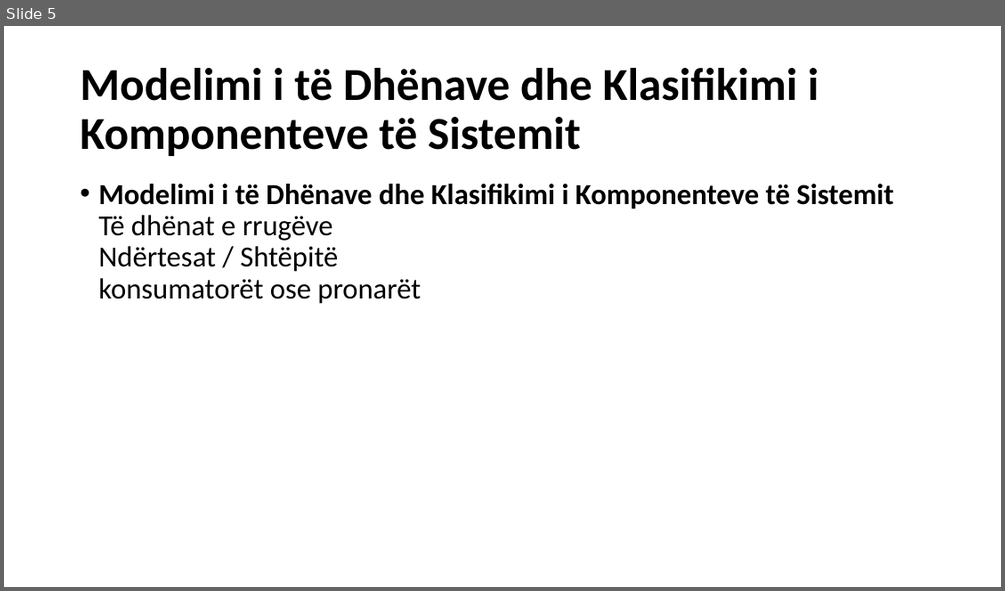
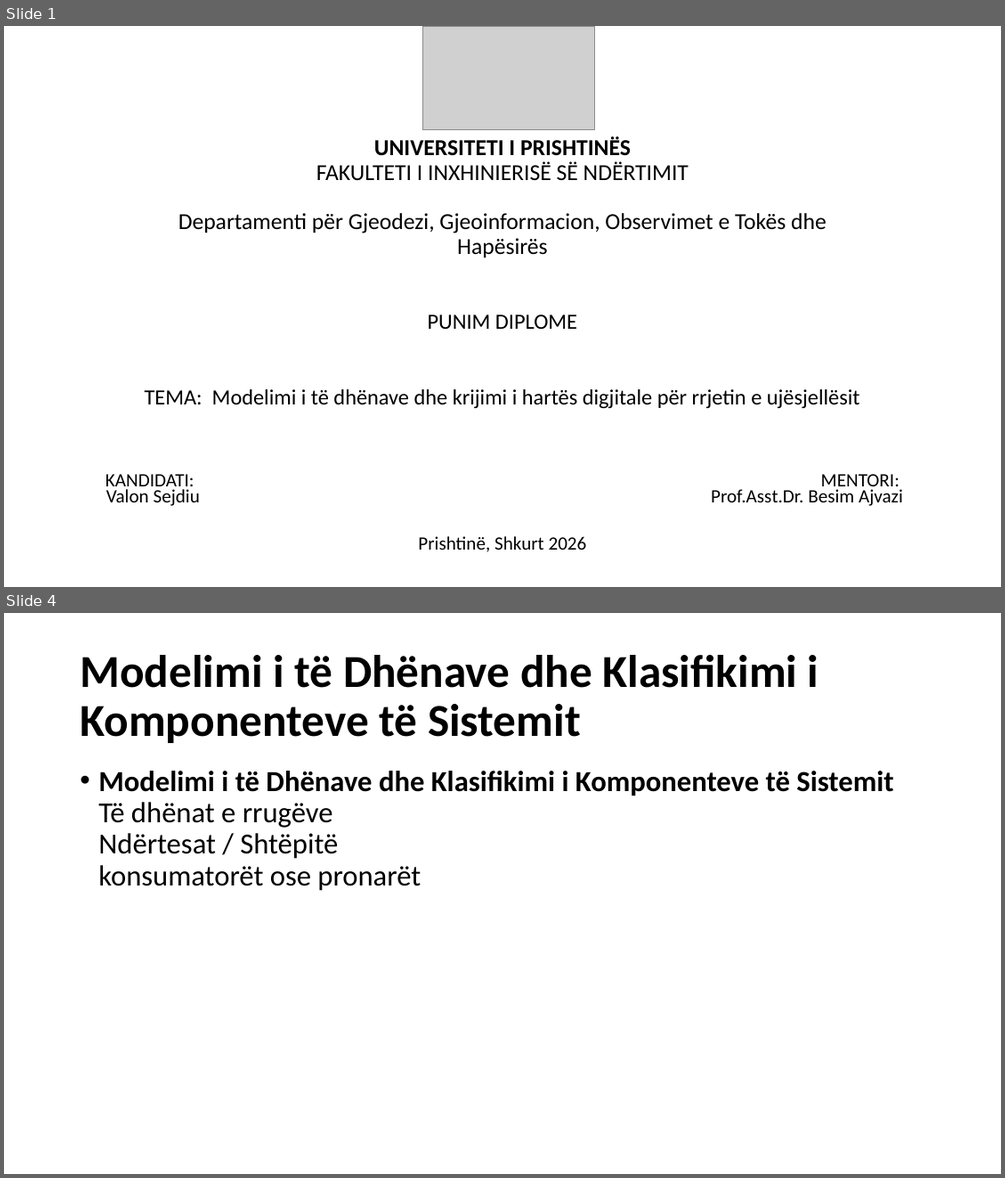
Before and after one commit to geo-coding/temaValoni, a slide deck: prezantimi/PowerPoint/Tema.pptx. Shown one above the other, each under a label of ours: slide 5 before the commit, slides 1 and 4 after it; the slides between them are not shown. The pictures are 1005x591 and 1005x1178 pixels, drawn with LibreOffice and Linux fonts; fonts in the diff are those of the drawing; grey boxes stand for pictures. Boxes give left, top, right and bottom in pixels: in the first picture for what was removed or moved away, otherwise in the second. Text is boxed around its words. In the diff, an @@ line names an element or a change of style, - is before the commit and + after.

```diff
--- a/prezantimi/PowerPoint/Tema.pptx
+++ b/prezantimi/PowerPoint/Tema.pptx
@@ slide 1 added at [4,26,1001,587], background #FFFFFF @@
@@ picture added at [423,26,596,130] @@
@@ title added at [178,136,826,257], 22 pt, text #000000 @@
+UNIVERSITETI I PRISHTINËS
+FAKULTETI I INXHINIERISË SË NDËRTIMIT
+Departamenti për Gjeodezi, Gjeoinformacion, Observimet e Tokës dhe Hapësirës
@@ subtitle added at [105,314,903,552], 20.9 pt, text #000000 @@
+PUNIM DIPLOME
+TEMA: Modelimi i të dhënave dhe krijimi i hartës digjitale për rrjetin e ujësjellësit
+KANDIDATI: MENTORI:
+Valon Sejdiu Prof.Asst.Dr. Besim Ajvazi
+Prishtinë, Shkurt 2026
@@ what was slide 5 is now slide 4 @@
```
Also in this commit, not shown: 2 slides changed, 1 slide removed, 1 other file.
